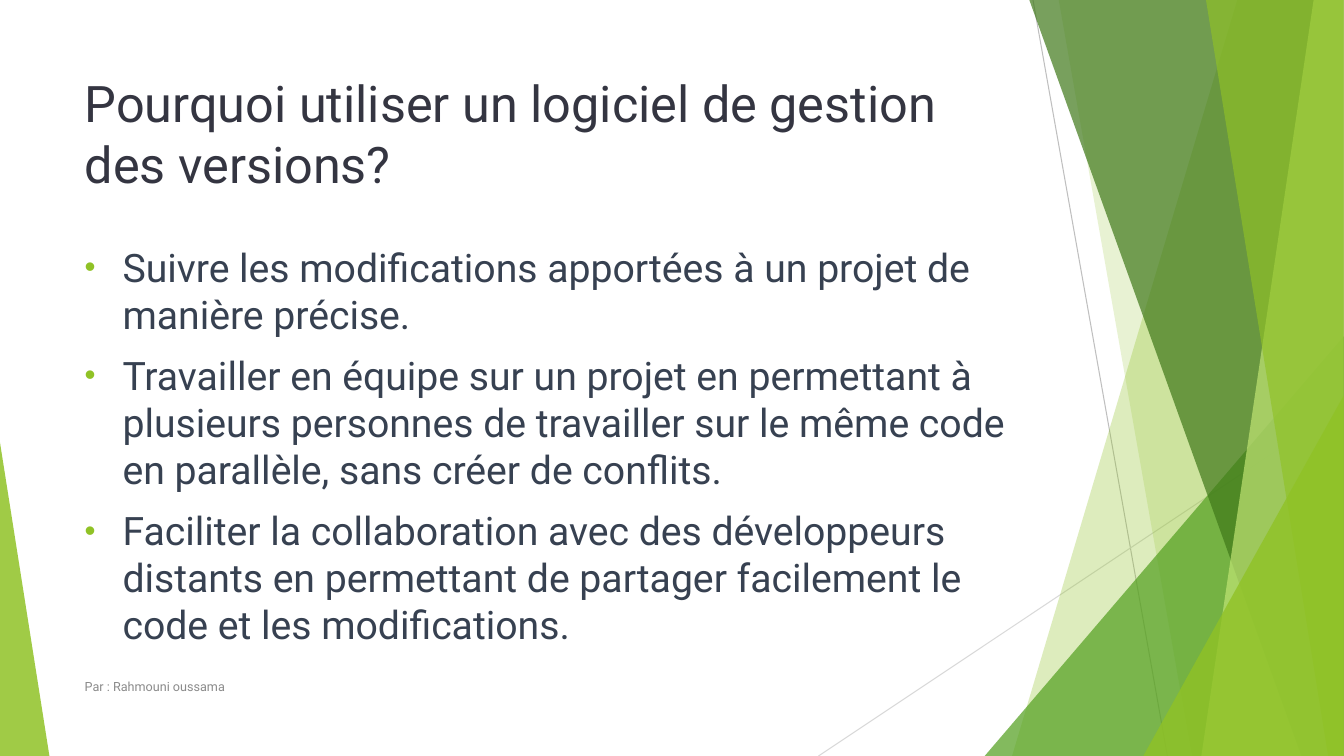
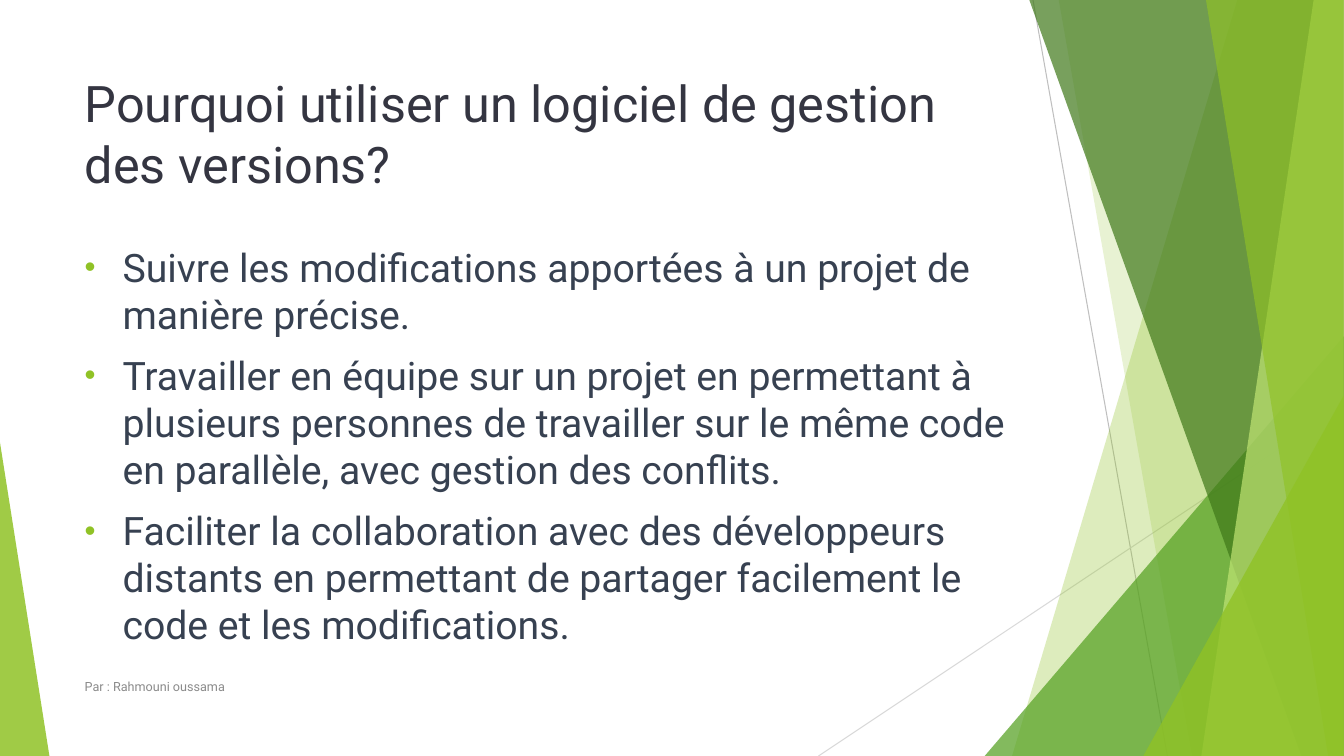
Before and after one commit to ousrah/Dev202_25, a slide deck: slide 3 of 2 - Approche agile/1 - Cours/4 - Git/Formation Git.pptx. Drawn at 1344x756 pixels with LibreOffice and Linux fonts; fonts in the diff are those of the drawing. Boxes give left, top, right and bottom in pixels: in the first picture for what was removed or moved away, otherwise in the second. Text is boxed around its words. In the diff, an @@ line names an element or a change of style, - is before the commit and + after.

```diff
--- a/2 - Approche agile/1 - Cours/4 - Git/Formation Git.pptx
+++ b/2 - Approche agile/1 - Cours/4 - Git/Formation Git.pptx
@@ text at bbox=[123, 360, 1005, 492]: text changed @@
-• Travailler en équipe sur un projet en permettant à plusieurs personnes de travailler sur le même code en parallèle, sans créer de conflits.
+• Travailler en équipe sur un projet en permettant à plusieurs personnes de travailler sur le même code en parallèle, avec gestion des conflits.
```
Also in this commit, not shown: 1 other slide changed.
